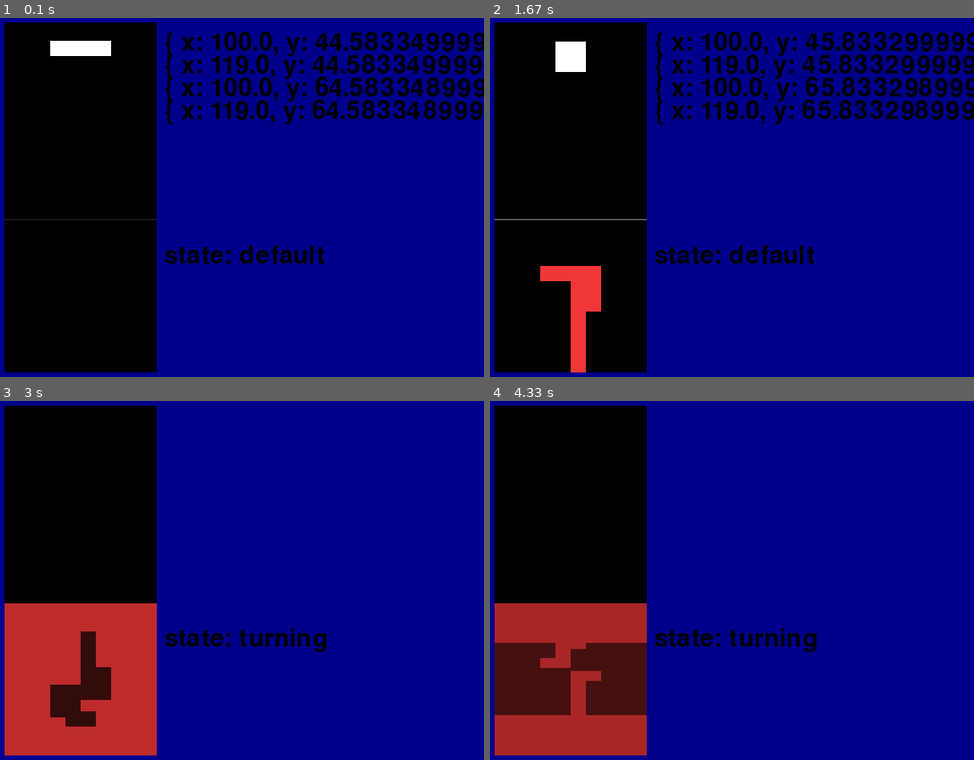
Above: before the commit, frames 1-4 (two rows, left to right).
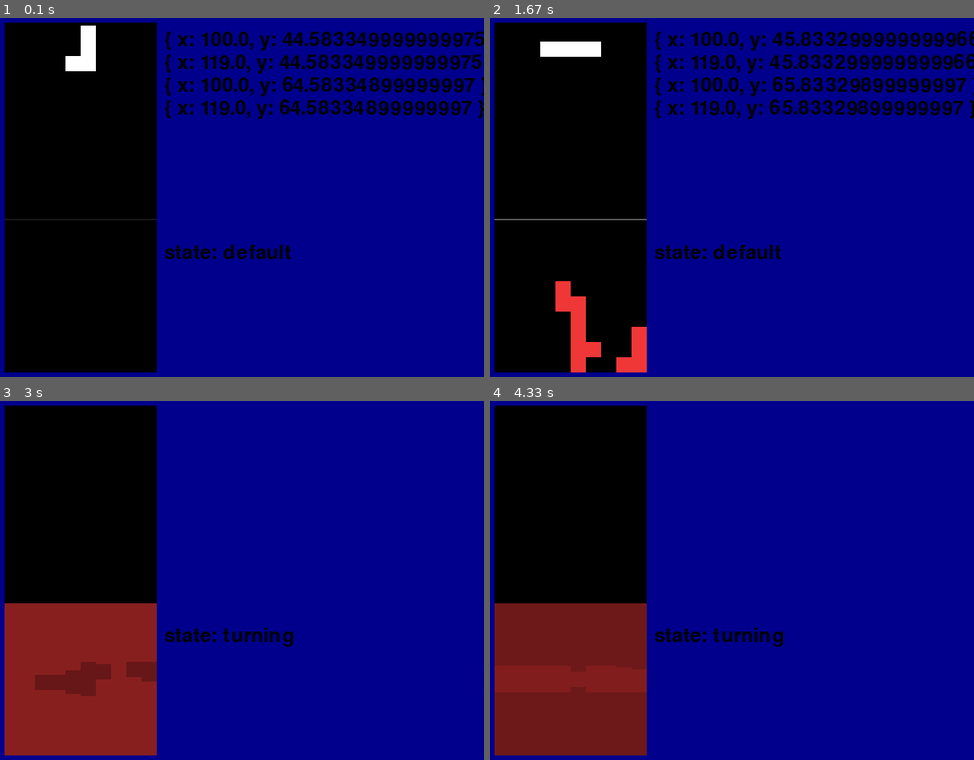
Above: after the commit, the same moments.

Repository: tapsaman/pygame-tetris
Game: pygame game, started from main.py
Two runs of this game, one before a commit and one after it. Both use one fixed random seed, a clock stepped at 60 frames per second and the inputs below.
Inputs:
- Up to frame 1 (0.1 s): no input
- Up to frame 2 (1.67 s): hold Right 0.33-0.8 s; hold Up 0.83-1.13 s; tap Space at 0.9, 1.23, 1.53 s; tap X at 0.98 s; hold Right 1.17-1.63 s; tap Z at 1.32 s
- Up to frame 3 (3 s): hold Left 1.67-2.2 s; tap Space at 1.73, 2.03, 2.3 s; hold Down 2.23-2.53 s; tap X at 2.38 s
- Up to frame 4 (4.33 s): hold Right 3.4-4.03 s; tap Space at 3.47, 3.77, 4.13 s; tap X at 3.55 s; hold Down from 4.07 s (still down); tap Z at 4.22 s

The runs differ from the first frame. In frame 1, 9.1% of the frame differs, in the area x 10-100%, y 2-69%; in frame 2, 11%; in frame 3, 14%, in the area x 0-68%, y 56-99%; in frame 4, 14%.

Commit message:
rest of block shapes, continuous x movement, x movement wiggle room

Diff:
--- a/blocks.py
+++ b/blocks.py
@@ -60,13 +60,58 @@
     tileShapes = (
         (Pos(-2, -1), Pos(-1, -1), Pos(0, -1), Pos(1, -1)),
         (Pos(-1, -2), Pos(-1, -1), Pos(-1, 0), Pos(-1, 1)),
-        (Pos(-2, -1), Pos(-1, -1), Pos(0, -1), Pos(1, -1)),
-        (Pos(-1, -2), Pos(-1, -1), Pos(-1, 0), Pos(-1, 1))
+        (Pos(-2, 0), Pos(-1, 0), Pos(0, 0), Pos(1, 0)),
+        (Pos(0, -2), Pos(0, -1), Pos(0, 0), Pos(0, 1))
+    )
+
+class T(Block):
+    tileShapes = (
+        (Pos(-1, -1), Pos(-2, -0), Pos(-1, 0), Pos(0, 0)),
+        (Pos(0, -1), Pos(-1, -2), Pos(-1, -1), Pos(-1, 0)),
+        (Pos(0, 0), Pos(1, -1), Pos(0, -1), Pos(-1, -1)),
+        (Pos(-1, 0), Pos(0, 1), Pos(0, 0), Pos(0, -1))
+    )
+
+class Z(Block):
+    tileShapes = (
+        (Pos(-2, -1), Pos(-1, -1), Pos(-1, 0), Pos(0, 0)),
+        (Pos(0, -2), Pos(0, -1), Pos(-1, -1), Pos(-1, 0)),
+        (Pos(1, 0), Pos(0, 0), Pos(0, -1), Pos(-1, -1)),
+        (Pos(-1, 1), Pos(-1, 0), Pos(0, 0), Pos(0, -1))
+    )
+
+class RevZ(Block):
+    tileShapes = (
+        (Pos(-1, 0), Pos(0, 0), Pos(0, -1), Pos(1, -1)),
+        (Pos(-1, -1), Pos(-1, 0), Pos(0, 0), Pos(0, 1)),
+        (Pos(0, -1), Pos(-1, -1), Pos(-1, 0), Pos(-2, 0)),
+        (Pos(-1, -2), Pos(-1, -1), Pos(0, -1), Pos(0, 0))
+    )
+
+class L(Block):
+    tileShapes = (
+        (Pos(-1, -2), Pos(-1, -1), Pos(-1, 0), Pos(0, 0)),
+        (Pos(-1, -1), Pos(-1, 0), Pos(0, -1), Pos(1, -1)),
+        (Pos(-1, -1), Pos(0, -1), Pos(0, 0), Pos(0, 1)),
+        (Pos(0, -1), Pos(-2, 0), Pos(-1, 0), Pos(0, 0))
+    )
+
+class RevL(Block):
+    tileShapes = (
+        (Pos(0, -2), Pos(0, -1), Pos(0, 0), Pos(-1, 0)),
+        (Pos(-1, -1), Pos(-1, 0), Pos(0, 0), Pos(1, 0)),
+        (Pos(-1, -1), Pos(0, -1), Pos(-1, 0), Pos(-1, 1)),
+        (Pos(-2, -1), Pos(-1, -1), Pos(0, -1), Pos(0, 0))
     )
 
 blocks = (
     Square(),
-    Long()
+    Long(),
+    T(),
+    Z(),
+    RevZ(),
+    L(),
+    RevL(),
 )
 
 def GetRandom():
--- a/common.py
+++ b/common.py
@@ -2,6 +2,7 @@
 
 class Settings:
     tileSize = 20
+    wiggleRoom = 8
     levelWidth = 10
     levelHeight = 23
     lockTime = 400
--- a/game.py
+++ b/game.py
@@ -78,6 +78,14 @@
             if utils.CheckCollision(newPos, currentBlock.tilePositions, game.groundMap):
                 # New X position collides, do not move on X axis
                 newPos.x = currentBlock.position.x
+                yReminderToNext = newPos.y % Settings.tileSize
+
+                # Check if block can 'wiggle' into next open x block
+                if yReminderToNext < Settings.wiggleRoom:
+                    checkPos = Pos(newPos.x + Settings.tileSize * game.input.x, utils.RoundTo(newPos.y + Settings.tileSize, Settings.tileSize))
+
+                    if utils.CheckCollision(checkPos, currentBlock.tilePositions, game.groundMap) == False:
+                        newPos = checkPos
 
         currentBlock.position = newPos
 
--- a/input.py
+++ b/input.py
@@ -64,6 +64,7 @@
     def __init__(self):
         self.keyState = None
         self.previousKeyState = pygame.key.get_pressed()
+        pygame.key.set_repeat(200, 25)
 
     def Update(self):
         self.previousKeyState = self.keyState
@@ -86,12 +87,13 @@
 
         if self.JustPressed(pygame.K_z):
             input.rotate -= 1
-
+        '''
         if self.JustPressed(pygame.K_RIGHT):
             input.x += 1
 
         if self.JustPressed(pygame.K_LEFT):
             input.x -= 1
+        '''
 
         if self.JustPressed(pygame.K_SPACE):
             input.hardDrop = True
@@ -100,7 +102,12 @@
             sys.exit()
 
         for event in pygame.event.get():
-            if event.type == pygame.QUIT:
+            if event.type == pygame.KEYDOWN:
+                if event.key == pygame.K_LEFT:
+                    input.x -= 1
+                elif event.key == pygame.K_RIGHT:
+                    input.x += 1
+            elif event.type == pygame.QUIT:
                 sys.exit()
 
         return input
--- a/main.py
+++ b/main.py
@@ -14,7 +14,7 @@
 white = (255,255,255)
 
 pygame.screen = screen = pygame.display.set_mode(size)
-Settings.font = pygame.font.SysFont(None, 48)
+Settings.font = pygame.font.SysFont(None, 38)
 
 
 game = Game()
